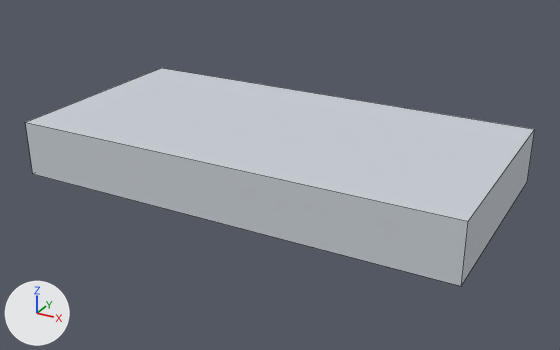
Before and after pictures for a commit that changed the FBX model Assets/Integrante4/Art/Grecia/grecia_platform.fbx.
Both versions are drawn from a camera (50 mm lens) standing at (6.24, -11.24, 5.19) and looking at (0.15, -0.16, -0.35). The lights are fixed; the arrows at lower left show +X, +Y and +Z. The first picture is the older version. Mesh edges are drawn as thin lines.

Objects in the first picture: 'grecia_platform'.
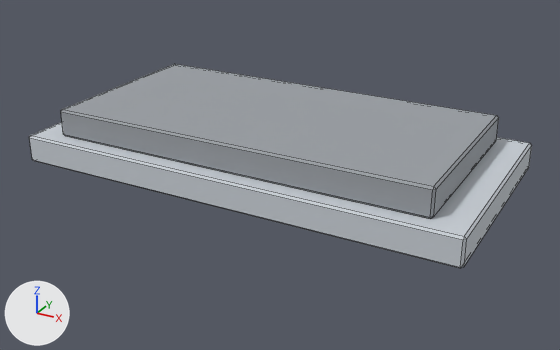
Boxes [x1, y1, x2, y2] around the edits, measured in the pictures (560 x 350 px):
'grecia_platform', reshaped, turned
    before: [25, 68, 535, 286]
    after: [29, 64, 532, 268]

Diff of the bpy script that builds the scene:
```diff
--- a/Assets/Integrante4/Art/Grecia/grecia_platform.fbx.py
+++ b/Assets/Integrante4/Art/Grecia/grecia_platform.fbx.py
@@ mat_grecia_trim @@
+mat_grecia_trim = principled_material('grecia_trim')
+mat_grecia_trim.base_color = (0.326, 0.348, 0.374)  # grey #9b9fa5
+mat_grecia_trim.roughness = 0.85
@@ me_cubo @@
 # used by ob_grecia_platform; location = (0.0, 0.0, 0.0)
-me_cubo.from_pydata(...)  # 8 vertices, 6 faces; spans x -4.0..4.0, y -2.0..2.0, z -0.5..0.5
+me_cubo.from_pydata(...)  # 48 vertices, 52 faces; spans x -4.0..4.0, y -0.25..0.75, z -2.0..2.0
+# me_cubo part 1: the whole mesh is rebuilt
 me_cubo.materials.append(mat_grecia_matte)
+me_cubo.materials.append(mat_grecia_trim)  # grey #9b9fa5
@@ ob_grecia_platform @@
 ob_grecia_platform.location = (0.0, 0.0, 0.0)
+ob_grecia_platform.rotation_euler = (1.571, 0.0, 0.0)  # degrees (90, 0, 0)
```
